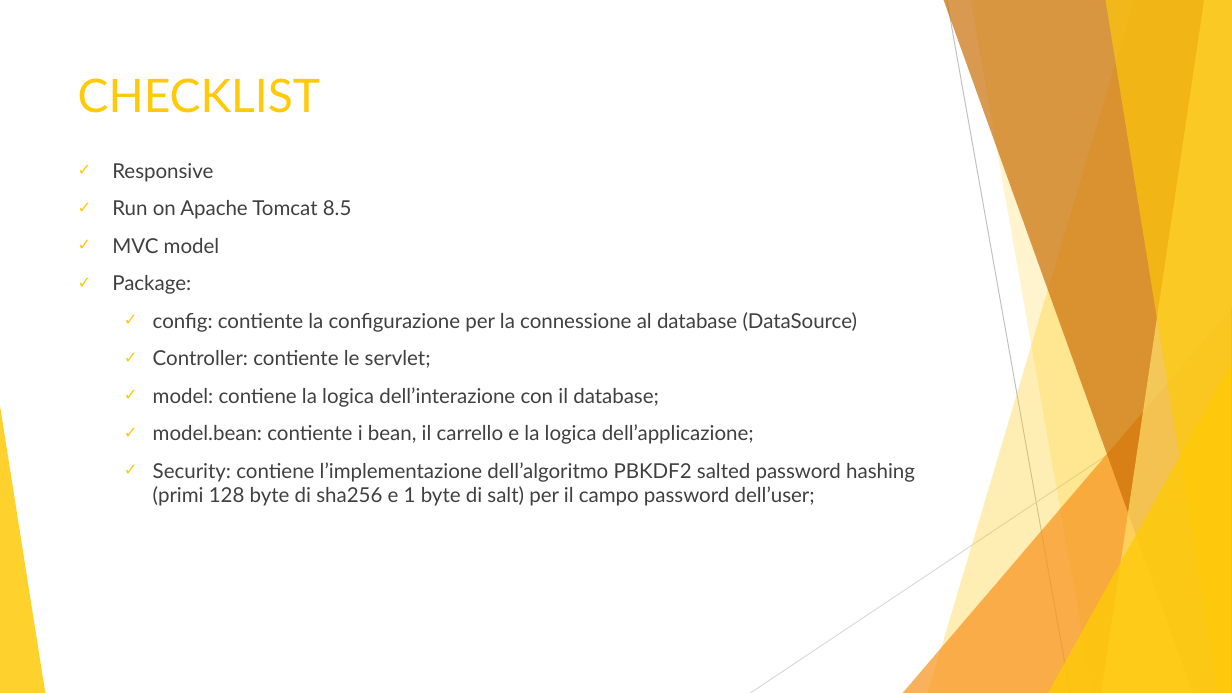
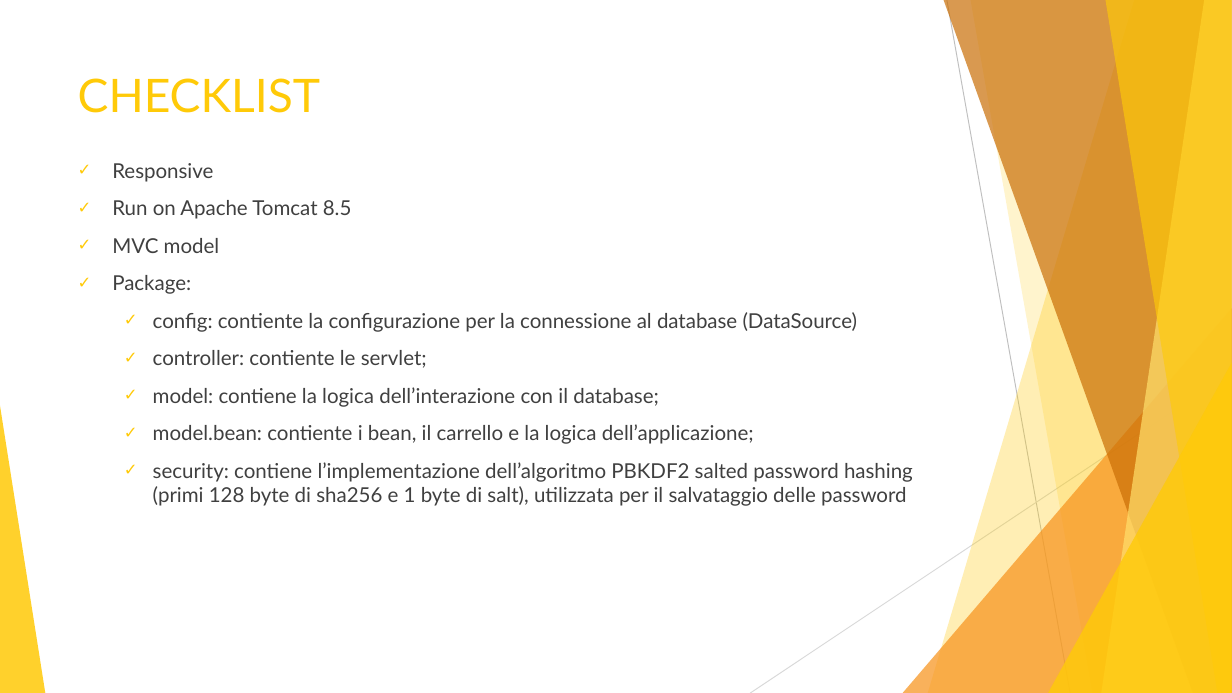
Before and after one commit to aymen94/visionario, a slide deck: slide 8 of documentation/it/Presentazione.pptx. Drawn at 1232x693 pixels with LibreOffice and Linux fonts; fonts in the diff are those of the drawing. Boxes give left, top, right and bottom in pixels: in the first picture for what was removed or moved away, otherwise in the second. Text is boxed around its words. In the diff, an @@ line names an element or a change of style, - is before the commit and + after.

```diff
--- a/documentation/it/Presentazione.pptx
+++ b/documentation/it/Presentazione.pptx
@@ text at [153, 350, 427, 368]: text changed @@
-  ✓ Controller: contiente le servlet;
+  ✓ controller: contiente le servlet;
@@ text at [153, 462, 913, 506]: text changed @@
-  ✓ Security: contiene l’implementazione dell’algoritmo PBKDF2 salted password hashing (primi 128 byte di sha256 e 1 byte di salt) per il campo password dell’user;
+  ✓ security: contiene l’implementazione dell’algoritmo PBKDF2 salted password hashing (primi 128 byte di sha256 e 1 byte di salt), utilizzata per il salvataggio delle password
```
Also in this commit, not shown: 5 other slides changed.
